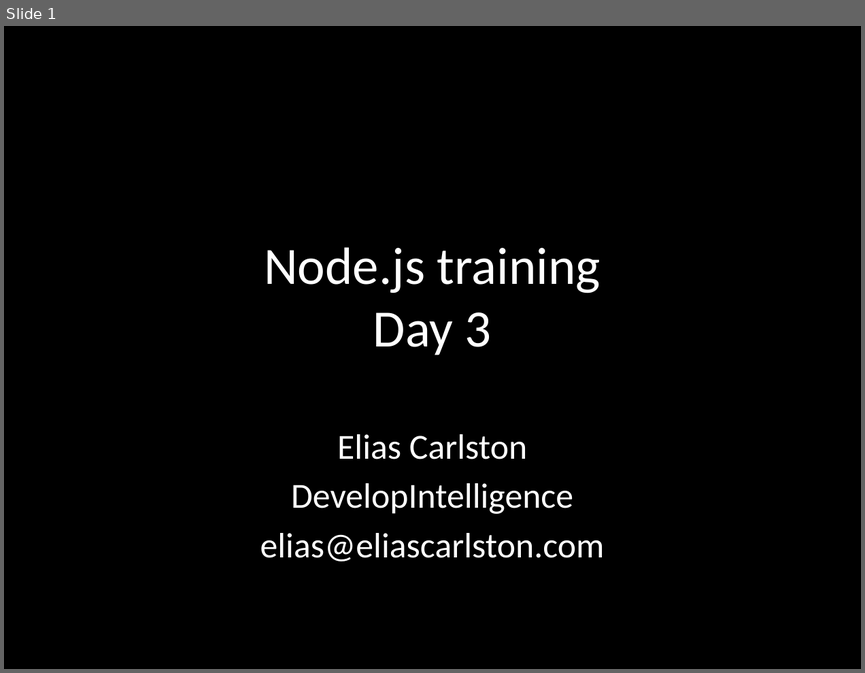
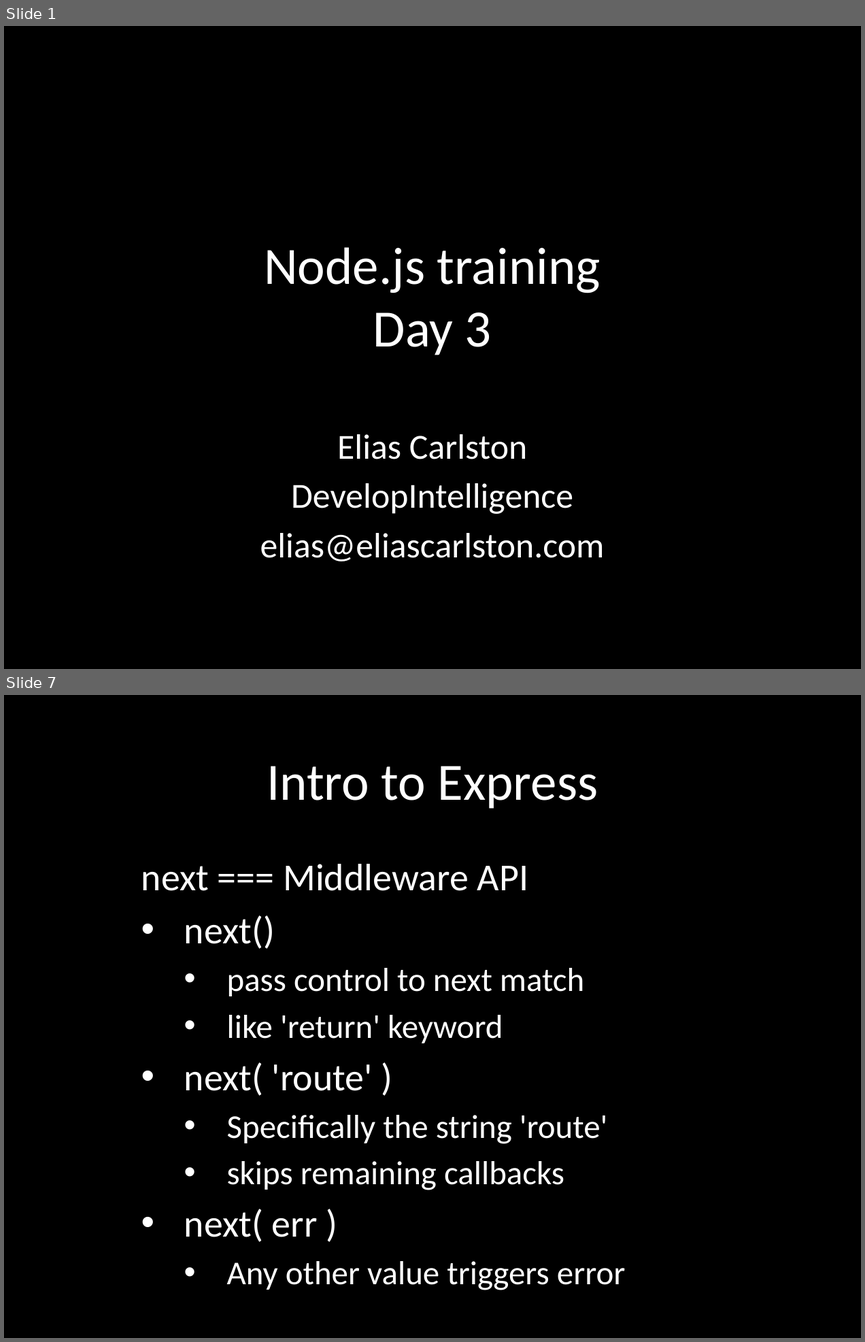
Before and after one commit to eliasjames/training-node, a slide deck: slides/Node Slides Day 3.pptx. Shown one above the other, each under a label of ours: slide 1 before the commit, slides 1 and 7 after it; the slides between them are not shown. The pictures are 865x673 and 865x1342 pixels, drawn with LibreOffice and Linux fonts; fonts in the diff are those of the drawing. Boxes give left, top, right and bottom in pixels: in the first picture for what was removed or moved away, otherwise in the second. Text is boxed around its words. In the diff, an @@ line names an element or a change of style, - is before the commit and + after.

```diff
--- a/slides/Node Slides Day 3.pptx
+++ b/slides/Node Slides Day 3.pptx
@@ slide 7 added at <box>4,695,861,1338</box>, background #000000 @@
@@ title added at <box>266,766,598,809</box>, 44 pt, text #FFFFFF @@
+Intro to Express
@@ subtitle added at <box>141,864,625,1290</box>, 28 pt, text #FFFFFF @@
+next === Middleware API
+• next()
+  • pass control to next match
+  • like 'return' keyword
+• next( 'route' )
+  • Specifically the string 'route'
+  • skips remaining callbacks
+• next( err )
+  • Any other value triggers error
```
Also in this commit, not shown: 3 slides changed, 2 other slides added, 3 slides removed.
